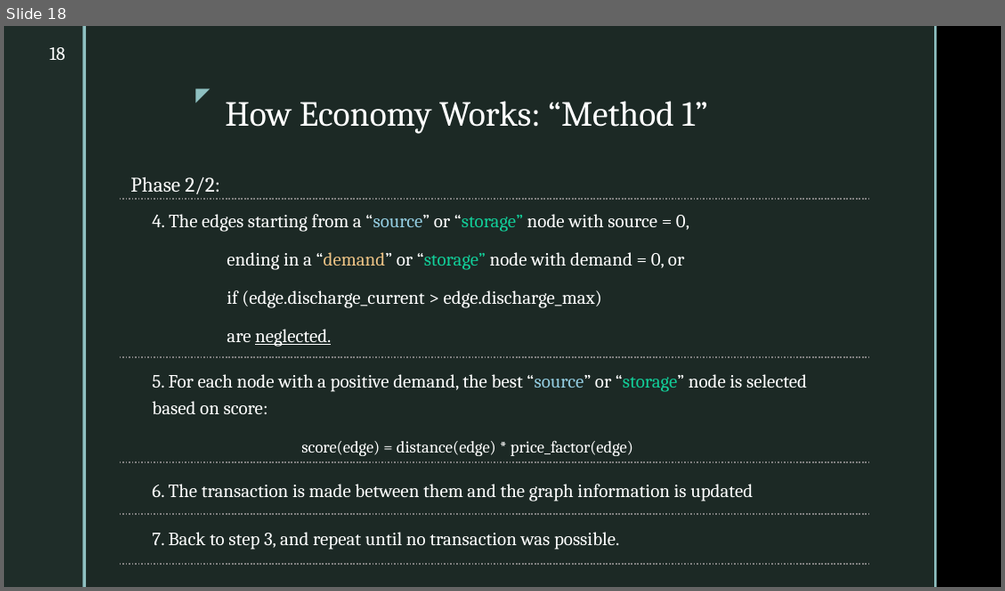
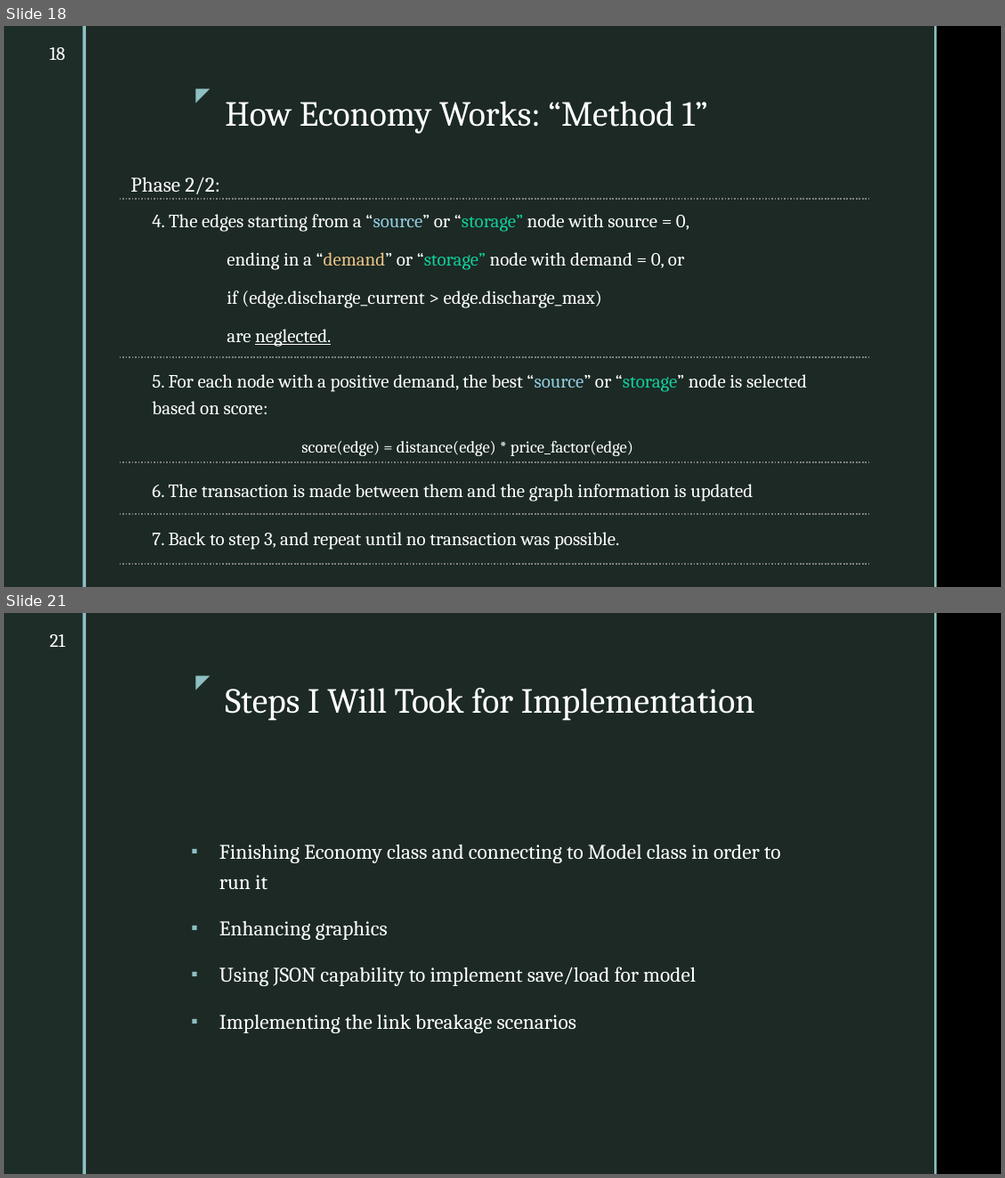
Before and after one commit to cmudrc/pied-piper, a slide deck: Other/Presentation/Presentation 01.pptx. Shown one above the other, each under a label of ours: slide 18 before the commit, slides 18 and 21 after it; the slides between them are not shown. The pictures are 1005x591 and 1005x1178 pixels, drawn with LibreOffice and Linux fonts; fonts in the diff are those of the drawing; background and template pictures are left out. Boxes give left, top, right and bottom in pixels: in the first picture for what was removed or moved away, otherwise in the second. Text is boxed around its words. In the diff, an @@ line names an element or a change of style, - is before the commit and + after.

```diff
--- a/Other/Presentation/Presentation 01.pptx
+++ b/Other/Presentation/Presentation 01.pptx
@@ slide 21 added at (x1=4, y1=613, x2=1001, y2=1174), background picture (left out); not listed: 5 template elements that a slide beside it also shows @@
@@ page number added at (x1=49, y1=634, x2=65, y2=647), 18 pt, text #FFFFFF @@
+21
@@ title added at (x1=225, y1=688, x2=755, y2=721), 34 pt, text #FFFFFF @@
+Steps I Will Took for Implementation
@@ text added at (x1=219, y1=844, x2=781, y2=1033), 20 pt, text #FFFFFF @@
+▪ Finishing Economy class and connecting to Model class in order to run it
+▪ Enhancing graphics
+▪ Using JSON capability to implement save/load for model
+▪ Implementing the link breakage scenarios
```
Also in this commit, not shown: 4 slides changed, 4 other slides added, 1 slide removed.
